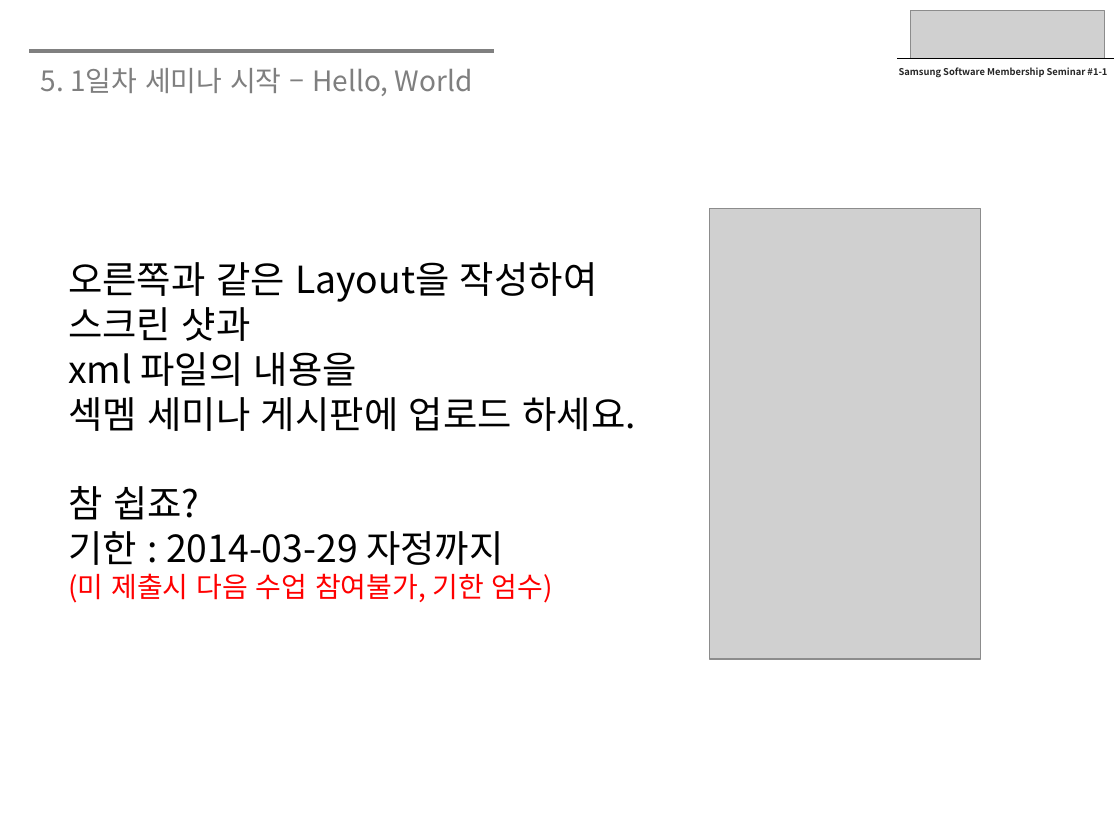
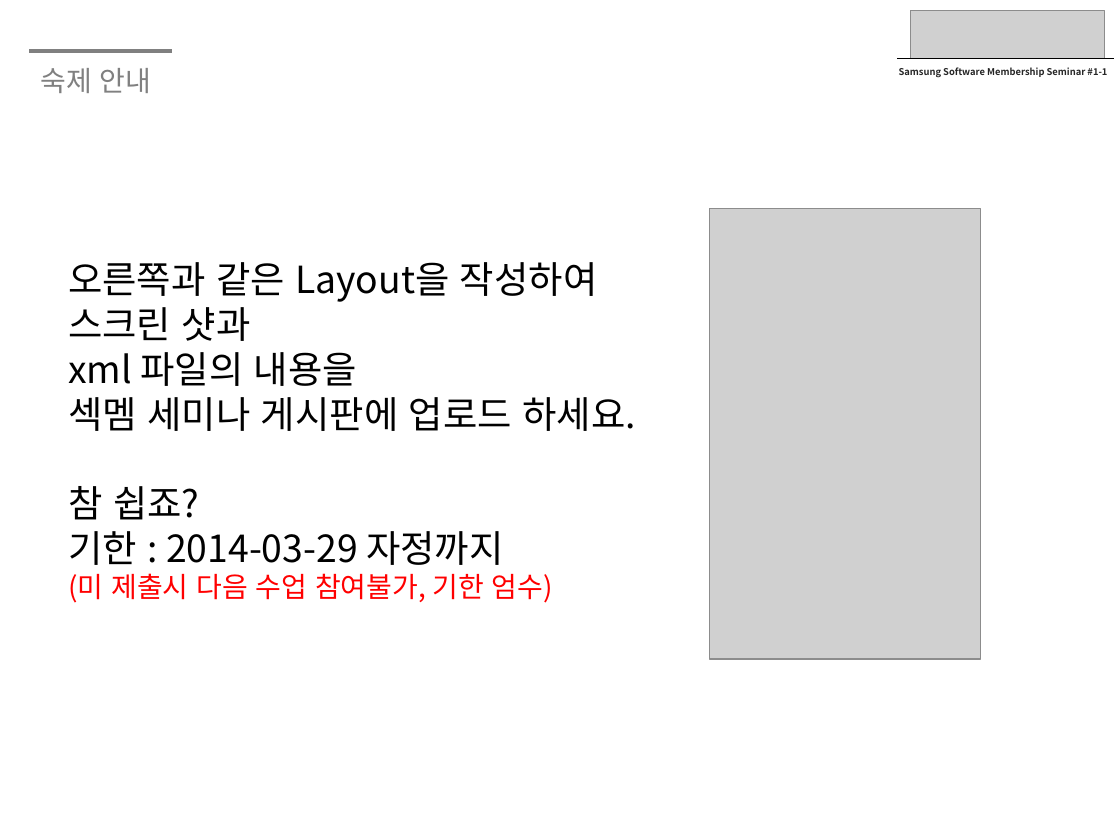
Before and after one commit to yjaeseok/gnssm_android_codelab, a slide deck: slide 37 of docs/1일차-20140326.pptx (slide 36 before the commit). Drawn at 1120x840 pixels with LibreOffice and Linux fonts; fonts in the diff are those of the drawing; grey boxes stand for pictures; background and template pictures are left out. Boxes give left, top, right and bottom in pixels: in the first picture for what was removed or moved away, otherwise in the second. Text is boxed around its words. In the diff, an @@ line names an element or a change of style, - is before the commit and + after.

```diff
--- a/docs/1일차-20140326.pptx
+++ b/docs/1일차-20140326.pptx
@@ line moved from (29, 52) - (494, 52) to (29, 52) - (172, 52) @@
@@ text at (41,68,152,93): text changed; text colour #7F7F7F to #808080 @@
-5. 1일차 세미나 시작 – Hello, World
+숙제 안내
```
Also in this commit, not shown: 2 other slides changed, 1 slide added, 46 other files.
